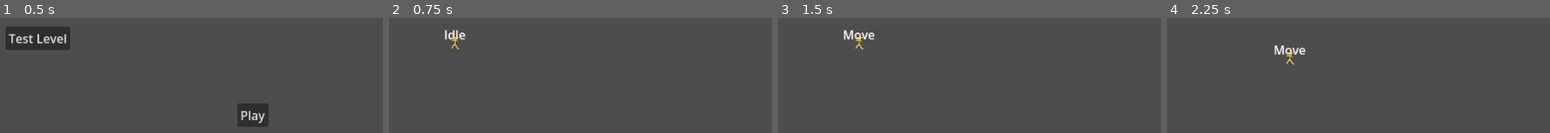
Above: before the commit, frames 1-4 (left to right).
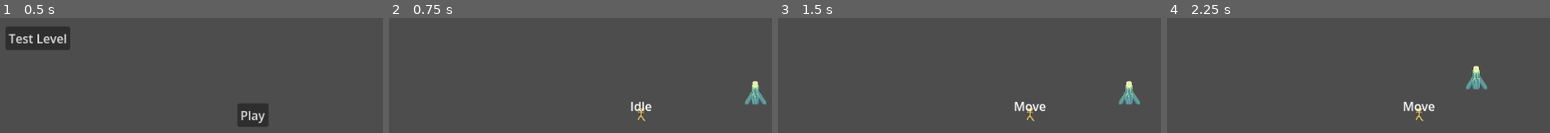
Above: after the commit, the same moments.

Repository: austingwatson/Signal
Game: Godot game, scene res://scenes/title_screen.tscn
Same seed, same stepped clock (60 frames per second), same inputs: the game is played once before the commit and once after it.
Inputs:
- Up to frame 1 (0.5 s): no input
- Up to frame 2 (0.75 s): click "Test Level" at 0.5 s
- Up to frame 3 (1.5 s): tap Enter at 1.25 s; hold D (move_right) from 1.28 s (still down); tap E (interact) at 1.35 s
- Up to frame 4 (2.25 s): release D (move_right) at 2.03 s; hold S (move_down) from 2.03 s (still down); tap E (interact) at 2.1 s

Frame 1 is identical in both runs. In frame 2, 1.3% of the frame differs, in the area x 14-99%, y 10-90%; in frame 3, 1.5%; in frame 4, 1.6%, in the area x 28-84%, y 23-90%.

Commit message:
eod1

Diff:
--- a/project.godot
+++ b/project.godot
@@ -21,6 +21,7 @@
 
 [debug]
 
+gdscript/warnings/unused_signal=0
 gdscript/warnings/shadowed_variable=0
 gdscript/warnings/shadowed_variable_base_class=0
 gdscript/warnings/shadowed_global_identifier=0
--- /dev/null
+++ b/resources/build_cost/build_cost.gd
@@ -0,0 +1,5 @@
+class_name BuildCost
+extends Resource
+
+@export var metal_cost := 0
+@export var power_cell_cost := 0
--- /dev/null
+++ b/resources/build_cost/laser_turret_build_cost.tres
@@ -0,0 +1,9 @@
+[gd_resource type="Resource" script_class="BuildCost" format=3 uid="uid://ck7vw417s5gmp"]
+
+[ext_resource type="Script" uid="uid://b1mv6uia32n0y" path="res://resources/build_cost/build_cost.gd" id="1_ocoeo"]
+
+[resource]
+script = ExtResource("1_ocoeo")
+metal_cost = 1
+power_cell_cost = 1
+metadata/_custom_type_script = "uid://b1mv6uia32n0y"
--- /dev/null
+++ b/resources/component/movement/movement.gd
@@ -0,0 +1,14 @@
+class_name Movement
+extends Resource
+
+@export var speed := 0.0
+var velocity := Vector2.ZERO
+
+
+func move(global_position: Vector2, delta: float) -> Vector2:
+	global_position += velocity * delta
+	return global_position
+
+
+func set_direction(direction: Vector2) -> void:
+	velocity = direction.normalized() * speed
--- a/resources/component/movement/movement_resource.gd
+++ /dev/null
@@ -1,4 +0,0 @@
-class_name MovementResource
-extends Resource
-
-@export var speed := 0.0
--- a/resources/component/movement/player_movement.tres
+++ b/resources/component/movement/player_movement.tres
@@ -1,6 +1,6 @@
-[gd_resource type="Resource" script_class="MovementResource" format=3 uid="uid://bqevn1cd7pfo0"]
+[gd_resource type="Resource" script_class="Movement" format=3 uid="uid://bqevn1cd7pfo0"]
 
-[ext_resource type="Script" uid="uid://nxdorg8re4mv" path="res://resources/component/movement/movement_resource.gd" id="1_v5w7b"]
+[ext_resource type="Script" uid="uid://nxdorg8re4mv" path="res://resources/component/movement/movement.gd" id="1_v5w7b"]
 
 [resource]
 script = ExtResource("1_v5w7b")
--- a/scenes/component/interactable_component.tscn
+++ /dev/null
@@ -1,10 +0,0 @@
-[gd_scene format=3 uid="uid://b6tw44p4yiv56"]
-
-[ext_resource type="Script" uid="uid://dmtxuelpqmshw" path="res://scripts/component/interactable_component.gd" id="1_r1p5d"]
-
-[node name="InteractableComponent" type="Area2D" unique_id=97917200]
-collision_layer = 0
-collision_mask = 0
-input_pickable = false
-monitoring = false
-script = ExtResource("1_r1p5d")
--- a/scenes/component/movement_component.tscn
+++ /dev/null
@@ -1,6 +0,0 @@
-[gd_scene format=3 uid="uid://bg3dqgmexche0"]
-
-[ext_resource type="Script" uid="uid://b3ffuqcq4hblb" path="res://scripts/component/movement_component.gd" id="1_mlxod"]
-
-[node name="MovementComponent" type="Node2D" unique_id=370224092]
-script = ExtResource("1_mlxod")
--- a/scenes/component/player_interaction_component.tscn
+++ /dev/null
@@ -1,18 +0,0 @@
-[gd_scene format=3 uid="uid://caksklvwo6g3m"]
-
-[ext_resource type="Script" uid="uid://cuehw6mw6v8k5" path="res://scripts/component/player_interaction_component.gd" id="1_a0rol"]
-
-[sub_resource type="CircleShape2D" id="CircleShape2D_yotas"]
-radius = 16.0
-
-[node name="PlayerInteractionComponent" type="Area2D" unique_id=1522986099]
-collision_layer = 2
-collision_mask = 8
-input_pickable = false
-script = ExtResource("1_a0rol")
-
-[node name="CollisionShape2D" type="CollisionShape2D" parent="." unique_id=1725179140]
-shape = SubResource("CircleShape2D_yotas")
-
-[connection signal="area_entered" from="." to="." method="_on_area_entered"]
-[connection signal="area_exited" from="." to="." method="_on_area_exited"]
--- a/scenes/entity/actor/player.tscn
+++ b/scenes/entity/actor/player.tscn
@@ -1,32 +1,29 @@
 [gd_scene format=3 uid="uid://cyvw0ck5o7yyv"]
 
-[ext_resource type="PackedScene" uid="uid://bg3dqgmexche0" path="res://scenes/component/movement_component.tscn" id="1_ic5hl"]
 [ext_resource type="Resource" uid="uid://bqevn1cd7pfo0" path="res://resources/component/movement/player_movement.tres" id="2_in1sw"]
-[ext_resource type="PackedScene" uid="uid://dgy1y2sif2ssm" path="res://scenes/statemachine/state_machine.tscn" id="3_v1h6o"]
-[ext_resource type="PackedScene" uid="uid://cn7sofji6atcy" path="res://scenes/statemachine/state.tscn" id="4_f6cxi"]
+[ext_resource type="PackedScene" uid="uid://dgy1y2sif2ssm" path="res://scenes/statemachine/state_machine.tscn" id="4_f6cxi"]
+[ext_resource type="Script" uid="uid://dm683srhdyg8f" path="res://scripts/statemachine/player/player_idle.gd" id="4_owhjy"]
 [ext_resource type="Texture2D" uid="uid://bpjwg4v8t55ce" path="res://assets/textures/temp.png" id="5_f6cxi"]
-[ext_resource type="Script" uid="uid://dm683srhdyg8f" path="res://scripts/statemachine/player/player_idle.gd" id="5_owhjy"]
-[ext_resource type="Script" uid="uid://bm6y42oisxte8" path="res://scripts/statemachine/player/player_move.gd" id="6_v7w8l"]
-[ext_resource type="PackedScene" uid="uid://caksklvwo6g3m" path="res://scenes/component/player_interaction_component.tscn" id="8_pfhf4"]
+[ext_resource type="PackedScene" uid="uid://cn7sofji6atcy" path="res://scenes/statemachine/state.tscn" id="5_owhjy"]
+[ext_resource type="Script" uid="uid://bm6y42oisxte8" path="res://scripts/statemachine/player/player_move.gd" id="5_v7w8l"]
 
 [node name="Player" type="Node2D" unique_id=366550933]
 
-[node name="MovementComponent" parent="." unique_id=370224092 node_paths=PackedStringArray("entity") instance=ExtResource("1_ic5hl")]
-entity = NodePath("..")
-movement_resource = ExtResource("2_in1sw")
-
-[node name="StateMachine" parent="." unique_id=119539871 instance=ExtResource("3_v1h6o")]
-initial_state = "Idle"
-
-[node name="Idle" parent="StateMachine" unique_id=1886929243 node_paths=PackedStringArray("movement_component") instance=ExtResource("4_f6cxi")]
-script = ExtResource("5_owhjy")
-movement_component = NodePath("../../MovementComponent")
-
-[node name="Move" parent="StateMachine" unique_id=1920895053 node_paths=PackedStringArray("movement_component") instance=ExtResource("4_f6cxi")]
-script = ExtResource("6_v7w8l")
-movement_component = NodePath("../../MovementComponent")
+[node name="Camera2D" type="Camera2D" parent="." unique_id=776672925]
 
 [node name="Sprite2D" type="Sprite2D" parent="." unique_id=1836848407]
 texture = ExtResource("5_f6cxi")
 
-[node name="PlayerInteractionComponent" parent="." unique_id=1522986099 instance=ExtResource("8_pfhf4")]
+[node name="StateMachine" parent="." unique_id=560415475 node_paths=PackedStringArray("initial_State") instance=ExtResource("4_f6cxi")]
+initial_State = NodePath("Idle")
+show_state = true
+
+[node name="Idle" parent="StateMachine" unique_id=394219668 instance=ExtResource("5_owhjy")]
+script = ExtResource("4_owhjy")
+movement = ExtResource("2_in1sw")
+
+[node name="Move" parent="StateMachine" unique_id=160497168 node_paths=PackedStringArray("player") instance=ExtResource("5_owhjy")]
+visible = false
+script = ExtResource("5_v7w8l")
+player = NodePath("../..")
+movement = ExtResource("2_in1sw")
--- a/scenes/entity/test_entity.tscn
+++ /dev/null
@@ -1,15 +0,0 @@
-[gd_scene format=3 uid="uid://bn2s6l2kniy1x"]
-
-[ext_resource type="PackedScene" uid="uid://b6tw44p4yiv56" path="res://scenes/component/interactable_component.tscn" id="1_byc52"]
-
-[sub_resource type="CircleShape2D" id="CircleShape2D_byc52"]
-radius = 100.0
-
-[node name="TestEntity" type="Node2D" unique_id=708208041]
-
-[node name="InteractableComponent" parent="." unique_id=97917200 instance=ExtResource("1_byc52")]
-collision_layer = 8
-collision_mask = 2
-
-[node name="CollisionShape2D" type="CollisionShape2D" parent="InteractableComponent" unique_id=986418687]
-shape = SubResource("CircleShape2D_byc52")
--- a/scenes/statemachine/state.tscn
+++ b/scenes/statemachine/state.tscn
@@ -2,5 +2,5 @@
 
 [ext_resource type="Script" uid="uid://cvgrwqpjadro7" path="res://scripts/statemachine/state.gd" id="1_b0fkr"]
 
-[node name="State" type="Node2D" unique_id=1886929243]
+[node name="State" type="Node2D" unique_id=394219668]
 script = ExtResource("1_b0fkr")
--- a/scenes/statemachine/state_machine.tscn
+++ b/scenes/statemachine/state_machine.tscn
@@ -1,11 +1,11 @@
 [gd_scene format=3 uid="uid://dgy1y2sif2ssm"]
 
-[ext_resource type="Script" uid="uid://bbkygidxndqav" path="res://scripts/statemachine/state_machine.gd" id="1_j12m0"]
+[ext_resource type="Script" uid="uid://0tds0cwb8fhw" path="res://scripts/statemachine/state_machine.gd" id="1_j12m0"]
 
-[node name="StateMachine" type="Node2D" unique_id=119539871]
+[node name="StateMachine" type="Node2D" unique_id=560415475]
 script = ExtResource("1_j12m0")
 
-[node name="CurrentStateLabel" type="Label" parent="." unique_id=54929871]
+[node name="CurrentStateLabel" type="Label" parent="." unique_id=1122362009]
 anchors_preset = 7
 anchor_left = 0.5
 anchor_top = 1.0
--- a/scenes/test_level_screen.tscn
+++ b/scenes/test_level_screen.tscn
@@ -1,12 +1,13 @@
 [gd_scene format=3 uid="uid://bfs8dj8glr6tv"]
 
 [ext_resource type="PackedScene" uid="uid://cyvw0ck5o7yyv" path="res://scenes/entity/actor/player.tscn" id="1_kfx0g"]
-[ext_resource type="PackedScene" uid="uid://bn2s6l2kniy1x" path="res://scenes/entity/test_entity.tscn" id="2_drtsa"]
+[ext_resource type="Texture2D" uid="uid://bqlgf7w7nxrgo" path="res://assets/textures/laser_turret.png" id="2_drtsa"]
 
 [node name="TestLevelScreen" type="Node2D" unique_id=1663135438]
 
 [node name="Player" parent="." unique_id=366550933 instance=ExtResource("1_kfx0g")]
 position = Vector2(235, 176)
 
-[node name="TestEntity" parent="." unique_id=708208041 instance=ExtResource("2_drtsa")]
-position = Vector2(553, 211)
+[node name="Sprite2D" type="Sprite2D" parent="." unique_id=1245501810]
+position = Vector2(385, 148)
+texture = ExtResource("2_drtsa")
--- a/scripts/component/interactable_component.gd
+++ /dev/null
@@ -1,4 +0,0 @@
-class_name InteractableComponent
-extends Area2D
-
-signal interacted
--- a/scripts/component/movement_component.gd
+++ /dev/null
@@ -1,14 +0,0 @@
-class_name MovementComponent
-extends Node2D
-
-@export var entity: Node2D
-@export var movement_resource: MovementResource
-var velocity := Vector2.ZERO
-
-
-func _physics_process(delta: float) -> void:
-	entity.global_position += velocity * delta
-
-
-func set_direction(direction: Vector2) -> void:
-	velocity = direction.normalized() * movement_resource.speed
--- a/scripts/component/player_interaction_component.gd
+++ /dev/null
@@ -1,19 +0,0 @@
-class_name PlayerInteractionComponent
-extends Area2D
-
-var interactable_component: InteractableComponent = null
-
-
-func _unhandled_input(_event: InputEvent) -> void:
-	if Input.is_action_just_pressed("interact") and interactable_component != null:
-		interactable_component.interacted.emit()
-
-
-func _on_area_entered(area: Area2D) -> void:
-	if area is InteractableComponent:
-		interactable_component = area
-
-
-func _on_area_exited(area: Area2D) -> void:
-	if area is InteractableComponent:
-		interactable_component = null
--- a/scripts/global/global_signals.gd
+++ b/scripts/global/global_signals.gd
@@ -1 +1,12 @@
 extends Node
+
+signal added_metal(amount: int)
+signal added_power_cell(amount: int)
+
+
+func call_added_metal(amount: int) -> void:
+	added_metal.emit(amount)
+
+
+func call_added_power_cell(amount: int) -> void:
+	added_power_cell.emit(amount)
--- a/scripts/statemachine/player/player_idle.gd
+++ b/scripts/statemachine/player/player_idle.gd
@@ -1,14 +1,13 @@
 extends State
 
-@export var movement_component: MovementComponent
+@export var movement: Movement
 
 
-func enter() -> void:
-	movement_component.set_direction(Vector2.ZERO)
+func enter(_data: Dictionary) -> void:
+	movement.set_direction(Vector2.ZERO)
 
 
 func input() -> void:
 	var direction := Input.get_vector("move_left", "move_right", "move_up", "move_down")
 	if direction != Vector2.ZERO:
-		movement_component.set_direction(direction)
-		statemachine.enter_state("Move")
+		statemachine.enter_state("Move", {"direction": direction})
--- a/scripts/statemachine/player/player_move.gd
+++ b/scripts/statemachine/player/player_move.gd
@@ -1,6 +1,11 @@
 extends State
 
-@export var movement_component: MovementComponent
+@export var player: Node2D
+@export var movement: Movement
+
+
+func enter(data: Dictionary) -> void:
+	movement.set_direction(data["direction"])
 
 
 func input() -> void:
@@ -8,4 +13,8 @@
 	if direction == Vector2.ZERO:
 		statemachine.enter_state("Idle")
 	else:
-		movement_component.set_direction(direction)
+		movement.set_direction(direction)
+
+
+func update(delta: float) -> void:
+	player.global_position = movement.move(player.global_position, delta)
--- a/scripts/statemachine/state.gd
+++ b/scripts/statemachine/state.gd
@@ -4,7 +4,7 @@
 var statemachine: StateMachine
 
 
-func enter() -> void:
+func enter(_data: Dictionary) -> void:
 	pass
 
 
--- a/scripts/statemachine/state_machine.gd
+++ b/scripts/statemachine/state_machine.gd
@@ -1,9 +1,9 @@
 class_name StateMachine
 extends Node2D
 
-@export var initial_state: String
-@export var show_current_state := true
-var states = {}
+@export var initial_State: State
+@export var show_state := false
+var states := {}
 var current_state: State
 @onready var current_state_label := $CurrentStateLabel
 
@@ -13,8 +13,8 @@
 		if child is State:
 			child.statemachine = self
 			states[child.name] = child
-	enter_state(initial_state)
-	current_state_label.visible = show_current_state
+	enter_state(initial_State.name)
+	current_state_label.visible = show_state
 
 
 func _unhandled_input(_event: InputEvent) -> void:
@@ -25,7 +25,7 @@
 	current_state.update(delta)
 
 
-func enter_state(name: String) -> void:
+func enter_state(name: String, data: Dictionary = {}) -> void:
 	current_state = states[name]
-	current_state.enter()
+	current_state.enter(data)
 	current_state_label.text = name
Not shown, added: assets/textures/background_dark.png.import
Not shown, added: assets/textures/heavy_bot.png.import
Renamed: assets/textures/defense_laser_turret.png -> assets/textures/laser_turret.png
Not shown, added: assets/textures/laser_turret.png.import
Not shown, added: assets/textures/pickup_metal.png.import
Not shown, added: assets/textures/pickup_powercell.png.import
Not shown, added: assets/textures/swarm_bot.png.import
Not shown, added: assets/textures/tile_sheet.png.import
Not shown, added: resources/build_cost/build_cost.gd.uid
Renamed: resources/component/movement/movement_resource.gd.uid -> resources/component/movement/movement.gd.uid
Not shown, removed: scripts/component/interactable_component.gd.uid
Not shown, removed: scripts/component/movement_component.gd.uid
(and 3 more such lines)
